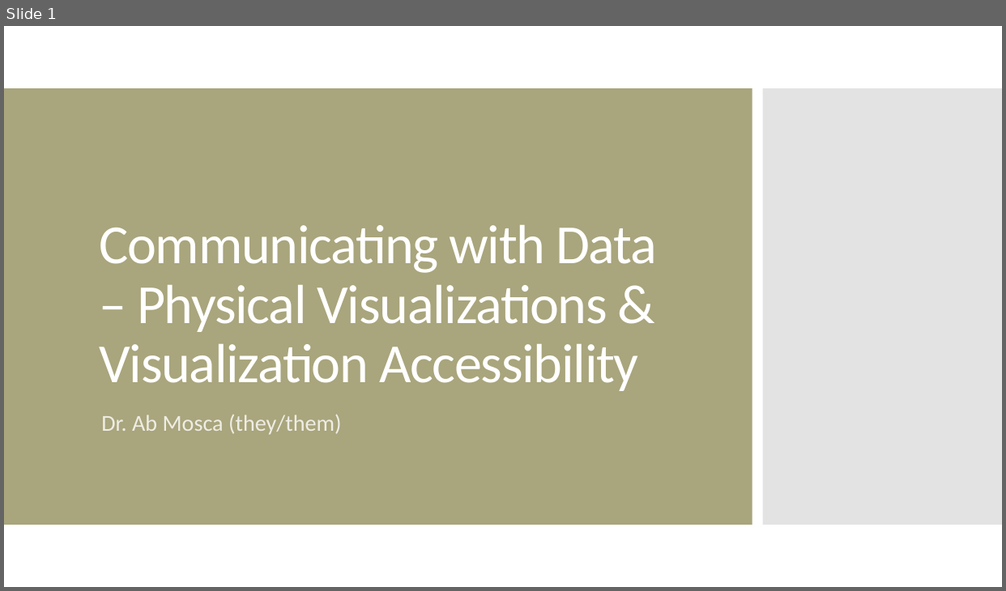
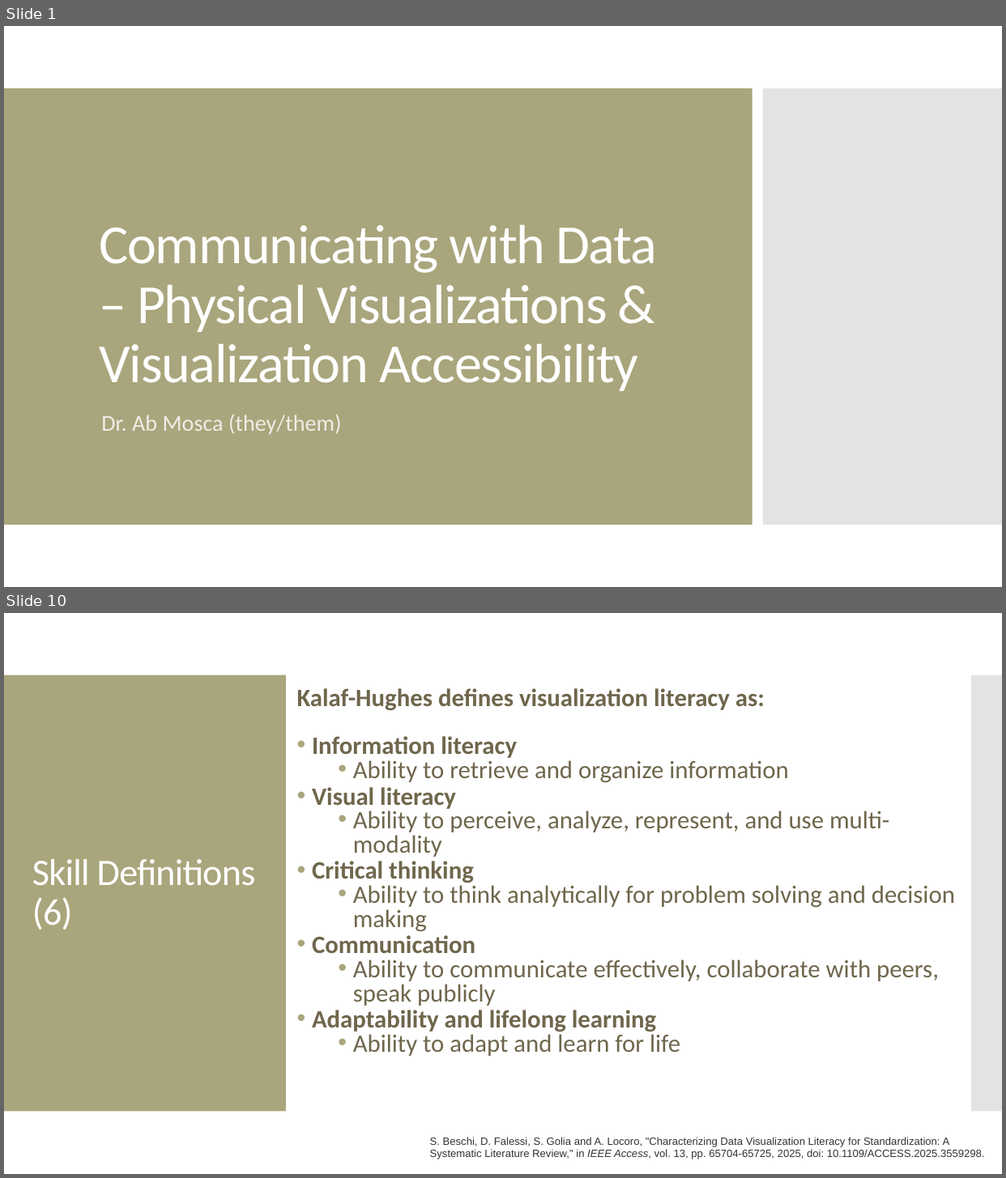
Before and after one commit to amosca01/SDS-CSC109, a slide deck: slides/13-visualization-literacy.pptx. Shown one above the other, each under a label of ours: slide 1 before the commit, slides 1 and 10 after it; the slides between them are not shown. The pictures are 1006x591 and 1006x1178 pixels, drawn with LibreOffice and Linux fonts; fonts in the diff are those of the drawing. Boxes give left, top, right and bottom in pixels: in the first picture for what was removed or moved away, otherwise in the second. Text is boxed around its words. In the diff, an @@ line names an element or a change of style, - is before the commit and + after.

```diff
--- a/slides/13-visualization-literacy.pptx
+++ b/slides/13-visualization-literacy.pptx
@@ slide 10 added at <box>4,613,1002,1174</box>, background #FFFFFF @@
@@ rectangle added at <box>4,675,286,1112</box>, fill #A9A57C @@
@@ rectangle added at <box>971,675,1002,1112</box>, fill #C8C8C8 at 50% opacity @@
@@ text added at <box>297,688,955,1056</box>, 24 pt, text #6F664C @@
+Kalaf-Hughes defines visualization literacy as:
+• Information literacy
+  • Ability to retrieve and organize information
+• Visual literacy
+  • Ability to perceive, analyze, represent, and use multi-modality
+• Critical thinking
+  • Ability to think analytically for problem solving and decision making
+• Communication
+  • Ability to communicate effectively, collaborate with peers, speak publicly
+• Adaptability and lifelong learning
+  • Ability to adapt and learn for life
@@ title added at <box>32,859,256,930</box>, 36 pt, text #FFFFFF @@
+Skill Definitions (6)
@@ text added at <box>430,1137,985,1160</box>, 10.2 pt, text #333333 @@
+S. Beschi, D. Falessi, S. Golia and A. Locoro, "Characterizing Data Visualization Literacy for Standardization: A Systematic Literature Review," in IEEE Access, vol. 13, pp. 65704-65725, 2025, doi: 10.1109/ACCESS.2025.3559298.
```
Also in this commit, not shown: 1 slide changed, 36 other slides added, 4 other files.
